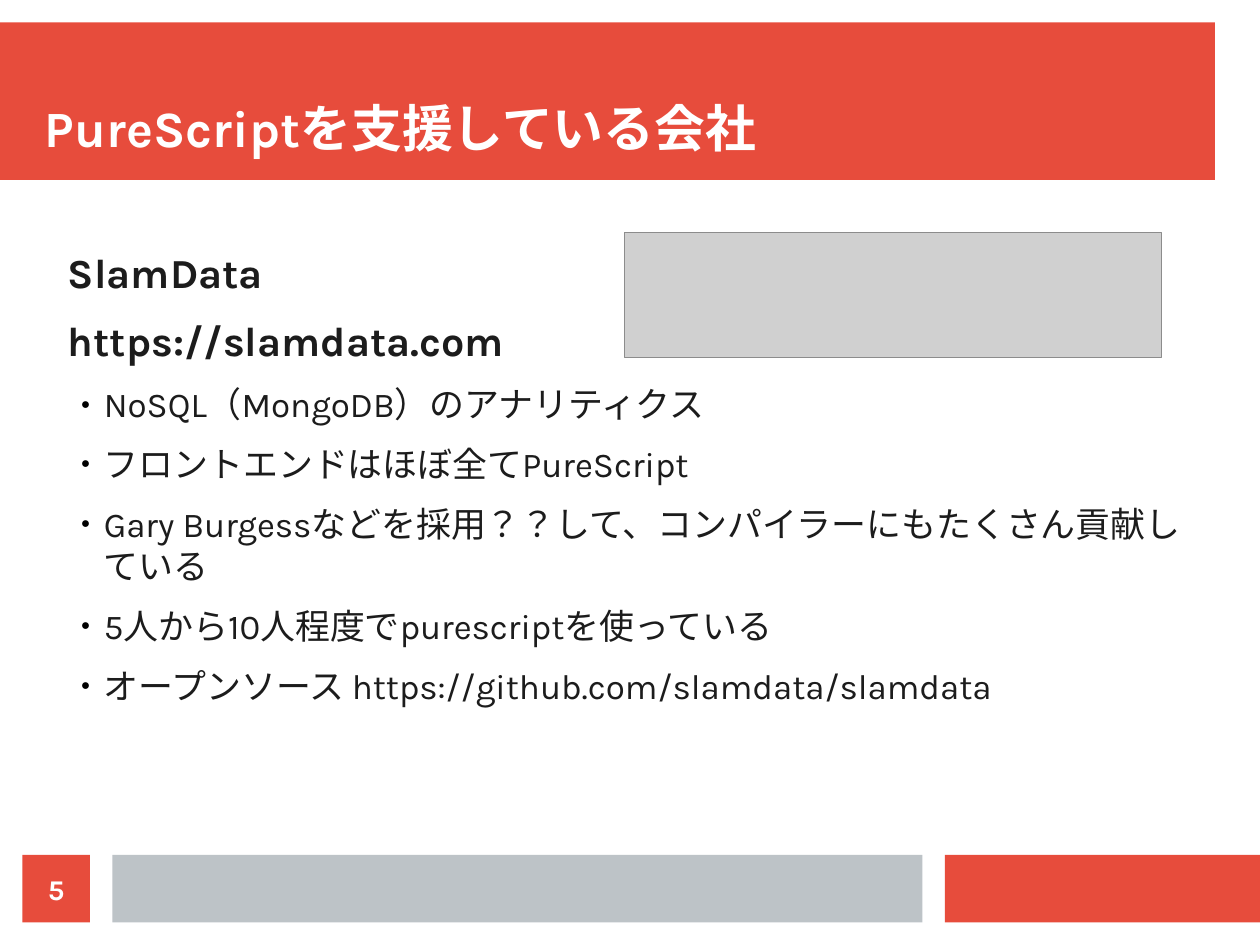
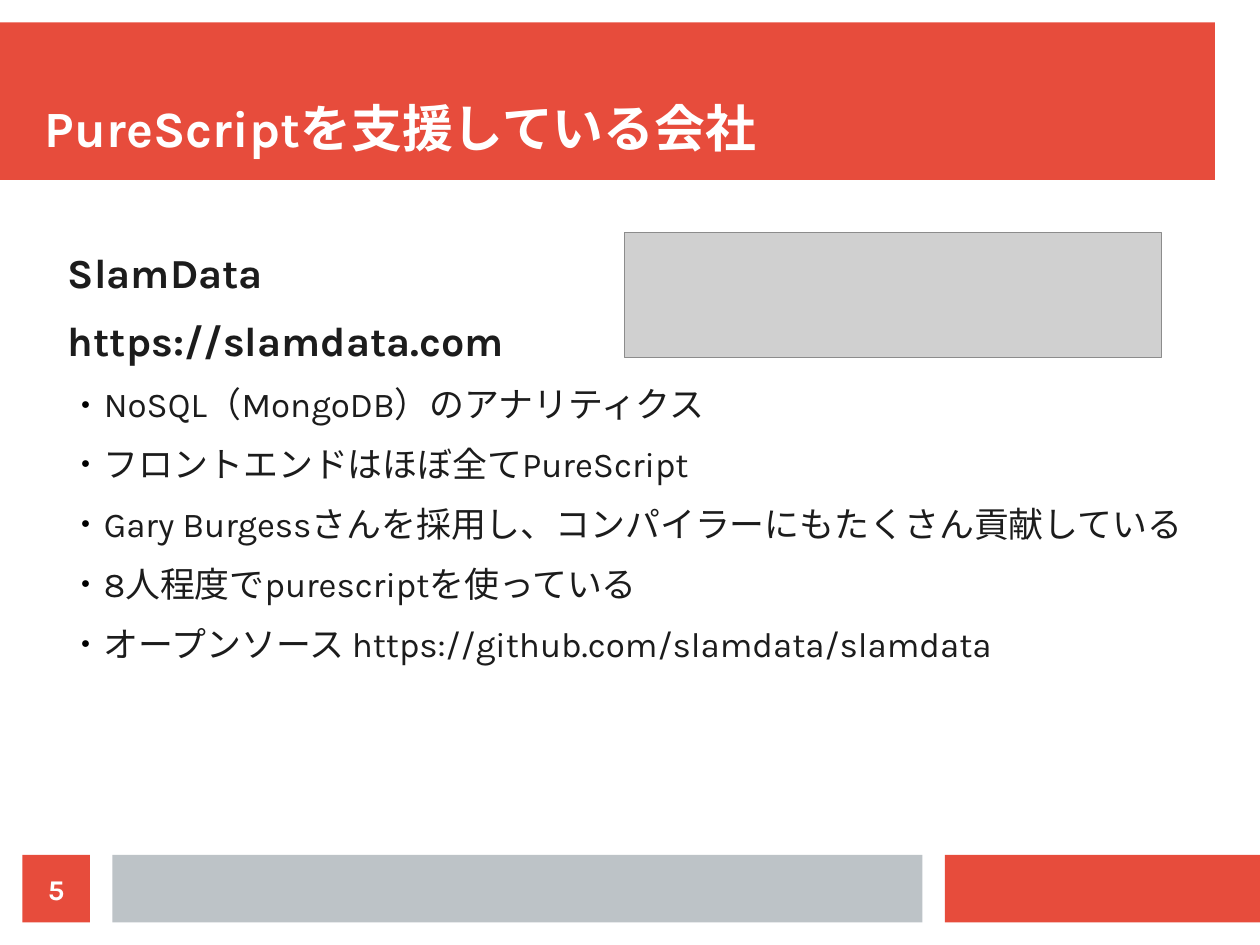
Before and after one commit to cdepillabout/purescript-community-presentation, a slide deck: slide 5 of purescript-community.odp. Drawn at 1260x945 pixels with LibreOffice and Linux fonts; fonts in the diff are those of the drawing; grey boxes stand for pictures. Boxes give left, top, right and bottom in pixels: in the first picture for what was removed or moved away, otherwise in the second. Text is boxed around its words. In the diff, an @@ line names an element or a change of style, - is before the commit and + after.

Commit message:
Update with new slide.

```diff
--- a/purescript-community.odp
+++ b/purescript-community.odp
@@ text at <box>104,507,1183,606</box>: text changed @@
-  ● Gary Burgessなどを採用？？して、コンパイラーにもたくさん貢献している
-  ● 5人から10人程度でpurescriptを使っている
+  ● Gary Burgessさんを採用し、コンパイラーにもたくさん貢献している
+  ● 8人程度でpurescriptを使っている
```
Also in this commit, not shown: 3 other slides changed, 2 slides added, 1 other file.
